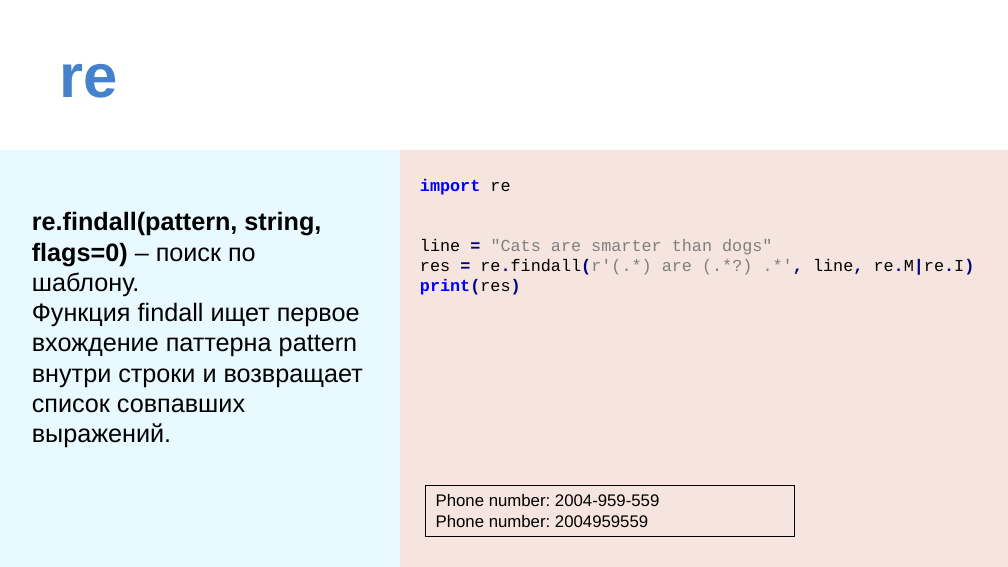
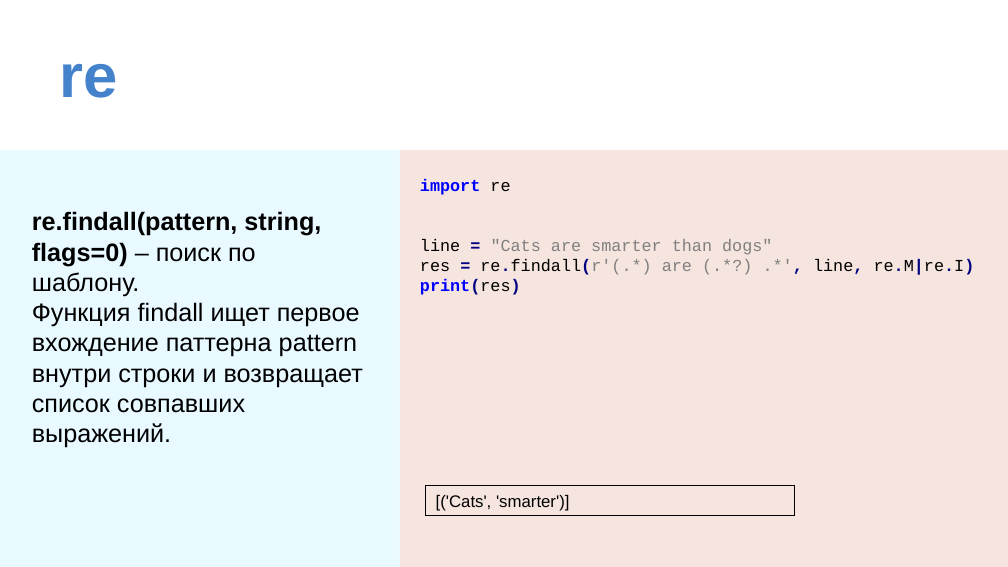
Before and after one commit to IlyaOrlov/PythonCourseKupno, a slide deck: slide 16 of Lectures/py_lec_7.pptx. Drawn at 1008x567 pixels with LibreOffice and Linux fonts; fonts in the diff are those of the drawing. Boxes give left, top, right and bottom in pixels: in the first picture for what was removed or moved away, otherwise in the second. Text is boxed around its words. In the diff, an @@ line names an element or a change of style, - is before the commit and + after.

```diff
--- a/Lectures/py_lec_7.pptx
+++ b/Lectures/py_lec_7.pptx
@@ rectangle "[('Cats', 'smarter')]": place and size @@
-rectangle "[('Cats', 'smarter')]" at (425,485,794,535)
+rectangle "[('Cats', 'smarter')]" at (425,485,794,515)
@@ text in rectangle at (436,495,569,511): text changed @@
-Phone number: 2004-959-559
-Phone number: 2004959559
+[('Cats', 'smarter')]
```
Also in this commit, not shown: 9 other files.
